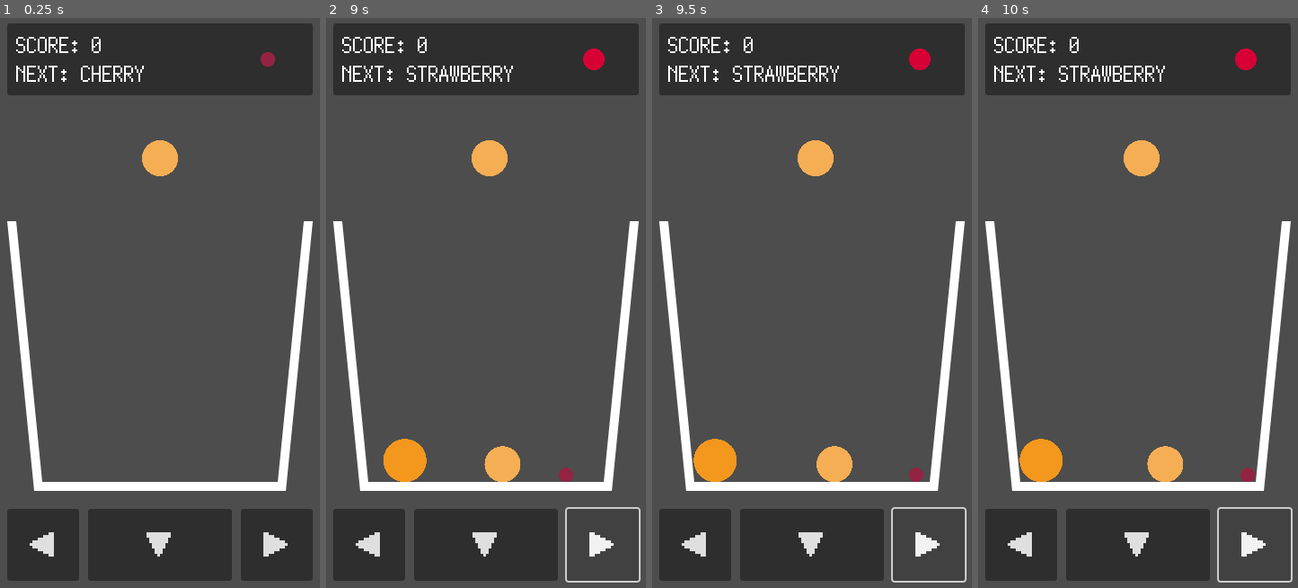
Above: before the commit, frames 1-4 (left to right).
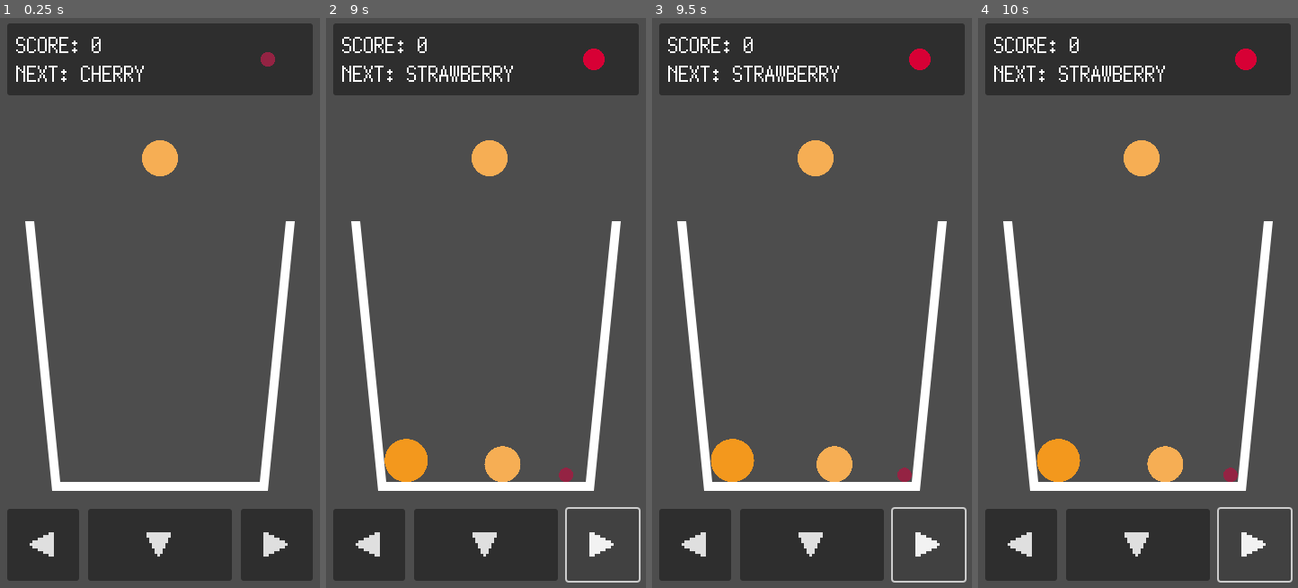
Above: after the commit, the same moments.

Repository: kamikoloss/fruits-puzzle
Game: Godot game, scene res://scenes/main.tscn
The game is run twice, just before and just after one commit, with the same random seed, the same clock (stepped at 60 frames per second) and the same inputs.
Inputs:
- Up to frame 1 (0.25 s): no input
- Up to frame 2 (9 s): click "◀" at 0.5 s; click "▼" at 1.25 s; click "▶" at 2 s; click "◀" at 2.75 s; click "▼" at 3.5 s; click "▶" at 4.25 s; click "◀" at 5 s; click "▼" at 5.75 s; click "▶" at 6.5 s; tap Enter at 7.25 s
- Up to frame 3 (9.5 s): no input
- Up to frame 4 (10 s): no input

The runs differ from the first frame. In frame 1, 5.7% of the frame differs, in the area x 2-98%, y 35-83%; in frame 2, 5.8%; in frame 3, 6.4%; in frame 4, 6.5%.

Commit message:
バケツのサイズを小さくした

Diff:
--- a/scenes/main.tscn
+++ b/scenes/main.tscn
@@ -109,7 +109,7 @@
 [node name="StaticBody2D" type="StaticBody2D" parent="Game/Bucket"]
 
 [node name="CollisionPolygon2D" type="CollisionPolygon2D" parent="Game/Bucket/StaticBody2D"]
-polygon = PackedVector2Array(-159, -139, -129.2, 140, 129.2, 140, 159.2, -150, 170, -150, 170, -139, 168.8, -139, 140.8, 150, -141, 150, -141, 139, -170, -140.9, -170, -150, -159, -150)
+polygon = PackedVector2Array(-139, -139, -110.1, 140, 110.1, 140, 139.1, -150, 150, -150, 150, -140, 148.9, -140, 120.9, 150, -121, 150, -121, 139, -150, -140.9, -150, -150, -139, -150)
 
 [node name="Fruits" type="Node2D" parent="."]
 
Binary file changed: images/bucket.png
